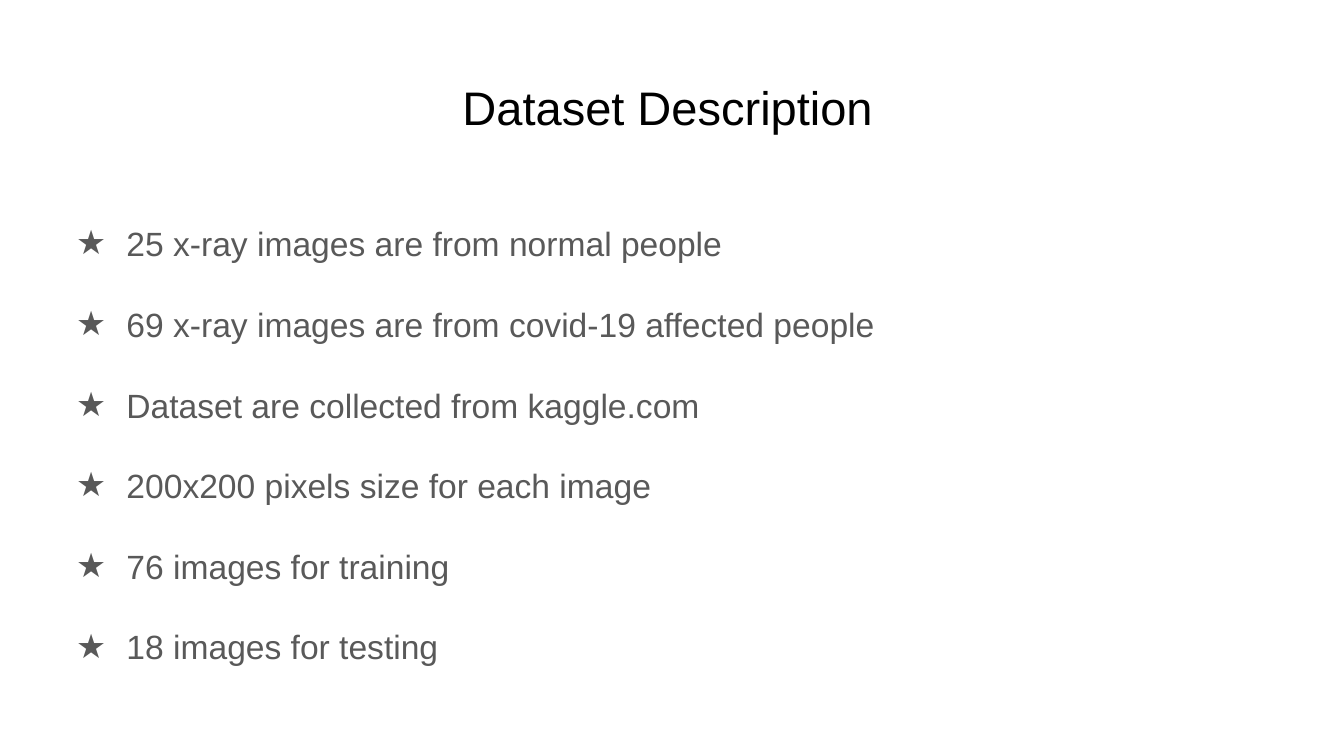
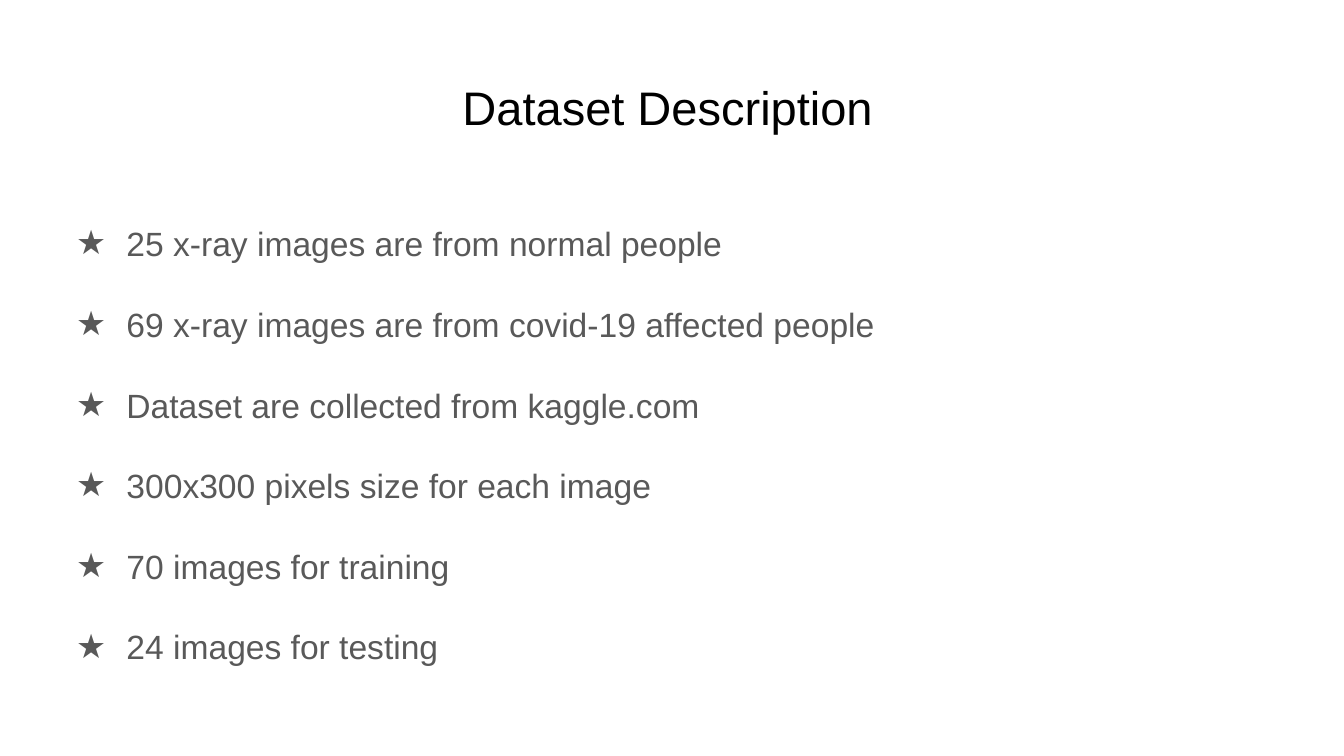
Before and after one commit to UmarNasib/CSE713, a slide deck: slide 6 of Submission4/Covid-19 Detection from X-Ray Images using 2D CNN.pptx. Drawn at 1344x756 pixels with LibreOffice and Linux fonts; fonts in the diff are those of the drawing. Boxes give left, top, right and bottom in pixels: in the first picture for what was removed or moved away, otherwise in the second. Text is boxed around its words. In the diff, an @@ line names an element or a change of style, - is before the commit and + after.

```diff
--- a/Submission4/Covid-19 Detection from X-Ray Images using 2D CNN.pptx
+++ b/Submission4/Covid-19 Detection from X-Ray Images using 2D CNN.pptx
@@ text at [126, 473, 650, 666]: text changed @@
-★ 200x200 pixels size for each image
-★ 76 images for training
-★ 18 images for testing
+★ 300x300 pixels size for each image
+★ 70 images for training
+★ 24 images for testing
```
Also in this commit, not shown: 1 other slide changed, 2 other files.
